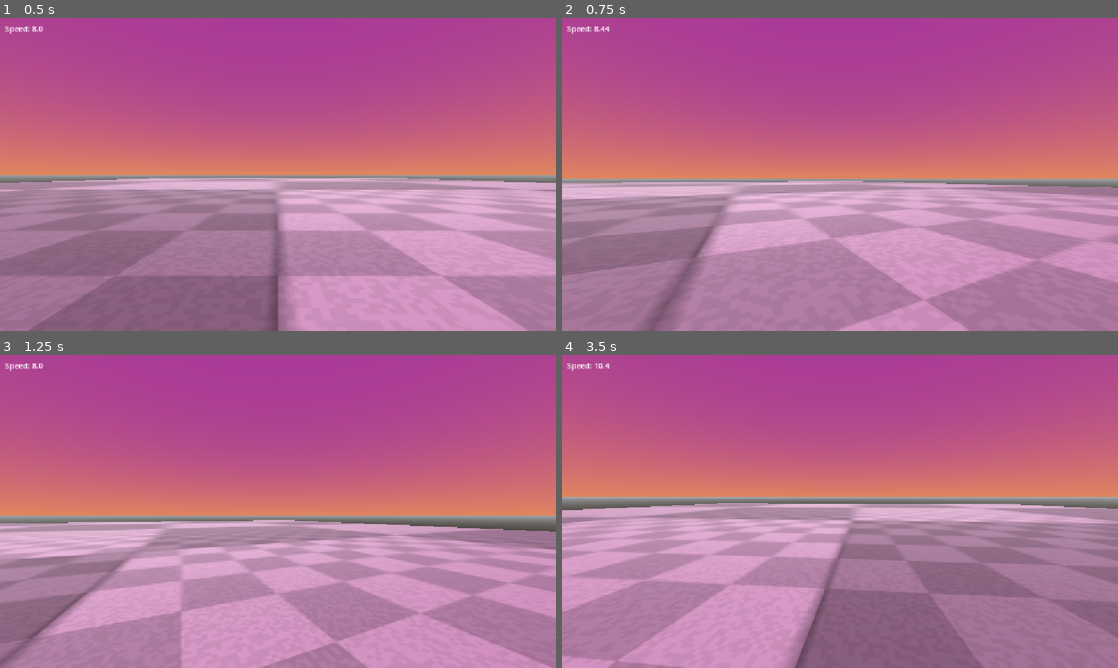
Above: before the commit, frames 1-4 (two rows, left to right).
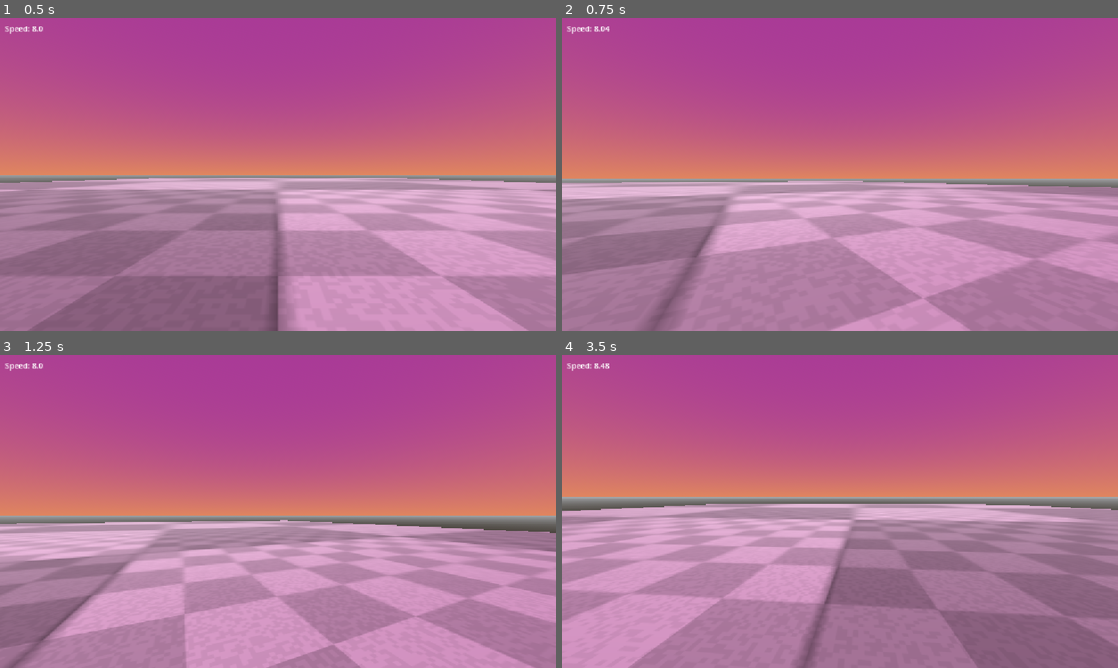
Above: after the commit, the same moments.

Repository: Emerald6468/SeniorGame
Game: Godot game, scene res://Scenes/Testing/ZanderTests/BasicMovementTest.tscn
The game is run twice, just before and just after one commit, with the same random seed, the same clock (stepped at 60 frames per second) and the same inputs.
Inputs (mouse positions are in pixels of both pictures, inside the frame that each line leads up to):
- Up to frame 1 (0.5 s): no input
- Up to frame 2 (0.75 s): tap Enter at 0.5 s; move the mouse to (867, 174) at 0.52 s; hold W (Forward) from 0.53 s (still down); hold Shift (Slide) from 0.53 s (still down)
- Up to frame 3 (1.25 s): keep holding W (Forward); keep holding Shift (Slide); tap Space (Jump) at 0.77 s
- Up to frame 4 (3.5 s): keep holding W (Forward); move the mouse to (812, 511) at 1.27 s; release Shift (Slide) at 1.28 s; tap Shift (Slide) at 1.35, 2.85 s; tap Space (Jump) at 1.52, 3.02 s; move the mouse to (851, 505) at 2.02 s; hold Shift (Slide) 2.03-2.78 s; move the mouse to (834, 517) at 2.77 s

Frame 1 is identical in both runs. In frame 2, 0.1% of the frame differs, in the area x 6-76%, y 2-100%; in frame 3, 5.2%; in frame 4, 22%, in the area x 0-100%, y 2-100%.

Commit message:
crouch and slide

Diff:
--- a/senior-project/Scenes/Prefabs/player.tscn
+++ b/senior-project/Scenes/Prefabs/player.tscn
@@ -6,10 +6,11 @@
 [ext_resource type="PackedScene" uid="uid://o27u5krdqb62" path="res://Scenes/UI/UI.tscn" id="3_v1l4e"]
 [ext_resource type="AudioStream" uid="uid://dwujkuabp5ysk" path="res://Assets/Audio/SFX/Jump.wav" id="4_v34u6"]
 [ext_resource type="AudioStream" uid="uid://c6hbuyu8cokal" path="res://Assets/Audio/SFX/SFX_air_woosh(1).wav" id="5_v34u6"]
+[ext_resource type="AudioStream" uid="uid://p0oe7u4bdlgl" path="res://Assets/Audio/SFX/721347__riley_garinger__pvc-whoosh_02_mono_subby.wav" id="6_ak25i"]
 
 [sub_resource type="Curve" id="Curve_fdt7q"]
 _limits = [-9.0, 5.0, 0.0, 2.0]
-_data = [Vector2(0, 0), 0.0, -1.3483144, 0, 0, Vector2(0.5, 5), 0.0, 0.0, 0, 0, Vector2(2, -0.134), 0.0, 0.0, 0, 0]
+_data = [Vector2(0, 0), 0.0, -9.223934, 0, 0, Vector2(0.45, 5), 0.0, 0.0, 0, 0, Vector2(2, -0.134), 0.0, 0.0, 0, 0]
 point_count = 3
 
 [sub_resource type="CapsuleShape3D" id="CapsuleShape3D_bhunq"]
@@ -48,4 +49,7 @@
 stream = ExtResource("5_v34u6")
 volume_db = 5.0
 
+[node name="SlideStart" type="AudioStreamPlayer" parent="." unique_id=1086960223]
+stream = ExtResource("6_ak25i")
+
 [node name="Ui" parent="." unique_id=753733901 instance=ExtResource("3_v1l4e")]
--- a/senior-project/Scripts/player.gd
+++ b/senior-project/Scripts/player.gd
@@ -48,6 +48,7 @@
 @onready var jump: AudioStreamPlayer = $Jump
 @onready var jump_land: AudioStreamPlayer = $JumpLand
 @onready var slide: AudioStreamPlayer = $Slide
+@onready var slide_start_audio: AudioStreamPlayer = $SlideStart
 
 func _ready() -> void:
 	cur_speed = SPEED
@@ -69,14 +70,21 @@
 func slide_lerp():
 	if slide_start:
 		slide_start = false
+		curve_x = 0.0
+		set_speed = cur_speed
+		var set_diff = set_speed - 11.9
+		slide_curve.set_point_value(2,-set_diff)
+		slide_start_audio.play()
+
 	if cur_speed < set_speed +5.0:
 		print("rise")
-		cur_speed = slide_curve.sample(curve_x)
-	if cur_speed >= slide_threshold:
+		cur_speed = slide_curve.sample(curve_x) + set_speed
+	elif cur_speed >= slide_threshold:
 		print("slow")
-		cur_speed = slide_curve.sample(curve_x)
-	if slide_curve.max_domain > curve_x: curve_x += .1
-	print("done")
+		cur_speed = slide_curve.sample(curve_x) + set_speed
+	print(curve_x)
+	if slide_curve.max_domain > curve_x: curve_x += .01
+	else:print("done")
 
 
 func _physics_process(delta: float) -> void:
@@ -123,19 +131,23 @@
 			if Input.is_action_pressed("Slide"):
 				if cur_speed >= slide_threshold: is_sliding = true
 				else: is_crouching = true
+			else: is_sliding = false;is_crouching = false
 			if Input.is_action_just_pressed("Slide"):
 				slide_start = true
-			else: is_sliding = false;is_crouching = false
 			if is_sliding:
-				print("slide")
-				slide_lerp()
-				$Head.position.y = move_toward(slide_level,.02,$Head.position.y)
-				if !slide.playing: slide.play()
+				if cur_speed < slide_threshold:
+					is_sliding = false
+					is_crouching = true
+				else:
+					print("slide")
+					slide_lerp()
+					$Head.position.y = move_toward(slide_level,$Head.position.y,.03)
+					if !slide.playing: slide.play()
 			elif is_crouching:
 				slide.stop()
-				$Head.position.y = move_toward(crouch_level,.05,$Head.position.y)
+				$Head.position.y = move_toward(crouch_level,$Head.position.y,.05)
 			else:
-				$Head.position.y = move_toward(head_level,.2,$Head.position.y)
+				$Head.position.y = move_toward(head_level,$Head.position.y,.2)
 				slide.stop()
 	else:
 		running.stop()
@@ -148,7 +160,6 @@
 		running.stop()
 
 	#Head bob
-	print(str(float(!is_sliding)))
 	t_bob += delta * velocity.length() * float(is_on_floor()) * float(!is_sliding)
 	camera.transform.origin = _headbob(t_bob)
 
Not shown, added: senior-project/Assets/Audio/SFX/721347__riley_garinger__pvc-whoosh_02_mono_subby.wav.import
Not shown, added: senior-project/Assets/Audio/SFX/721347__riley_garinger__pvc-whoosh_02_mono_subby.wav
